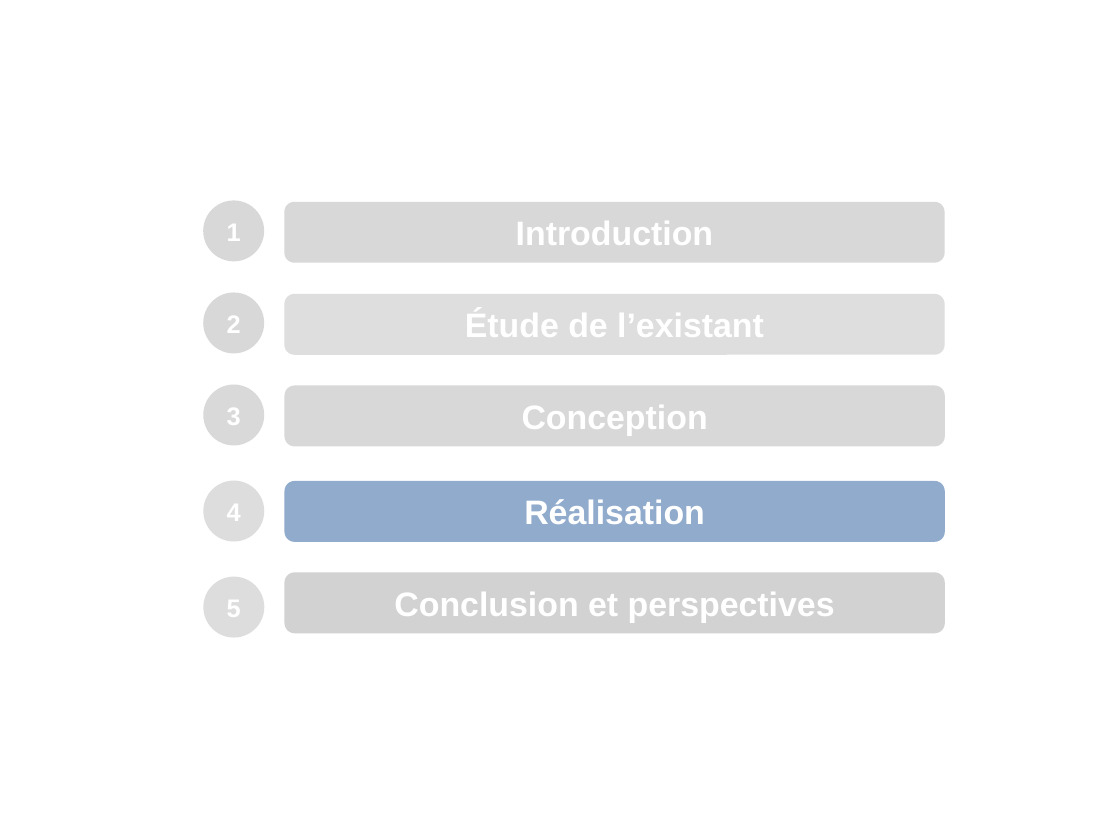
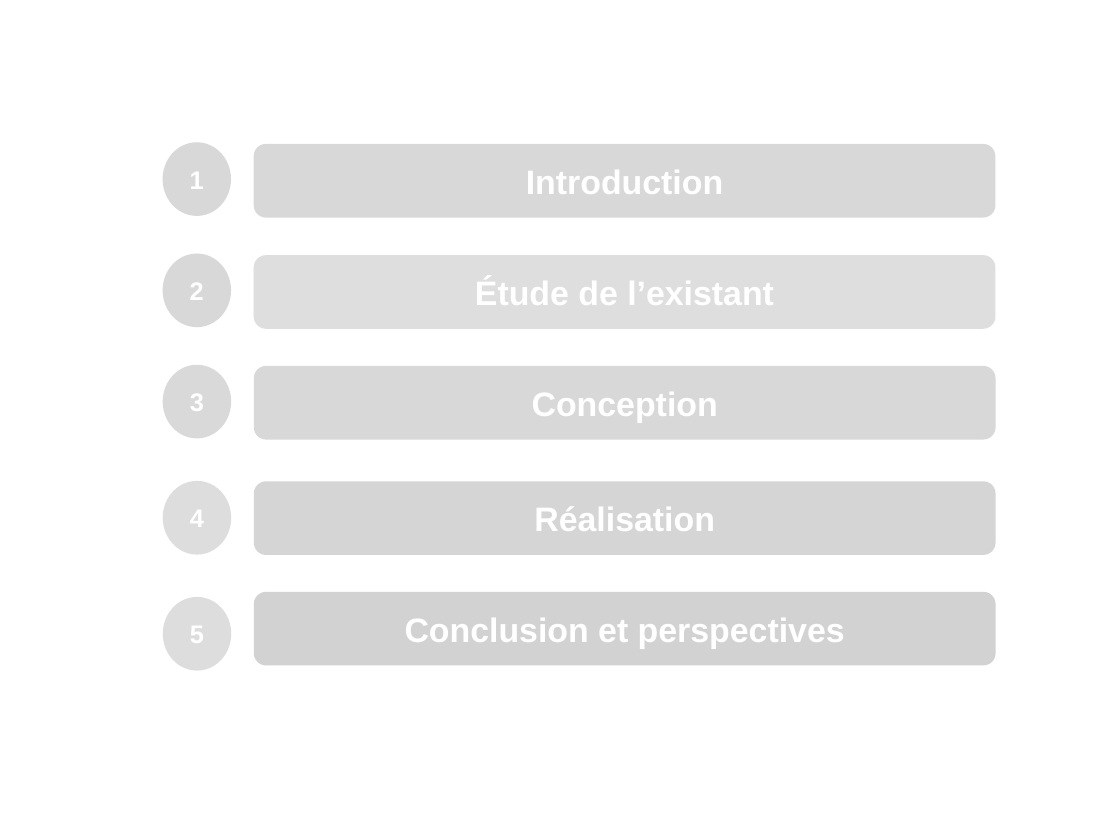
Before and after one commit to amine95bz/PFE, a slide deck: slide 12 of presentation.odp (slide 11 before the commit). Drawn at 1120x840 pixels with LibreOffice and Linux fonts; fonts in the diff are those of the drawing; background and template pictures are left out. Boxes give left, top, right and bottom in pixels: in the first picture for what was removed or moved away, otherwise in the second. Text is boxed around its words. In the diff, an @@ line names an element or a change of style, - is before the commit and + after.

```diff
--- a/presentation.odp
+++ b/presentation.odp
@@ ellipse "1": place and size @@
-ellipse "1" at bbox=[203, 200, 264, 261]
+ellipse "1" at bbox=[163, 142, 231, 216]
@@ rounded rectangle "Introduction": place and size @@
-rounded rectangle "Introduction" at bbox=[285, 202, 945, 263]
+rounded rectangle "Introduction" at bbox=[254, 144, 996, 219]
@@ ellipse "2": place and size @@
-ellipse "2" at bbox=[203, 293, 264, 354]
+ellipse "2" at bbox=[163, 254, 231, 328]
@@ rounded rectangle "Étude de l’existant": place and size @@
-rounded rectangle "Étude de l’existant" at bbox=[285, 294, 945, 355]
+rounded rectangle "Étude de l’existant" at bbox=[254, 255, 996, 329]
@@ ellipse "3": place and size @@
-ellipse "3" at bbox=[203, 384, 264, 445]
+ellipse "3" at bbox=[163, 365, 231, 439]
@@ rounded rectangle "Conception": place and size @@
-rounded rectangle "Conception" at bbox=[285, 385, 945, 446]
+rounded rectangle "Conception" at bbox=[254, 366, 996, 440]
@@ ellipse "4": place and size @@
-ellipse "4" at bbox=[203, 481, 264, 542]
+ellipse "4" at bbox=[163, 481, 231, 555]
@@ rounded rectangle "Réalisation": place and size @@
-rounded rectangle "Réalisation" at bbox=[285, 481, 945, 542]
+rounded rectangle "Réalisation" at bbox=[254, 482, 996, 556]
@@ rounded rectangle "Réalisation" at bbox=[254, 482, 996, 556]: fill #3465A4 at 54% opacity to #B2B2B2 at 54% opacity @@
@@ ellipse "5": place and size @@
-ellipse "5" at bbox=[203, 577, 264, 638]
+ellipse "5" at bbox=[163, 598, 231, 672]
@@ rounded rectangle "Conclusion et perspectives": place and size @@
-rounded rectangle "Conclusion et perspectives" at bbox=[285, 572, 945, 633]
+rounded rectangle "Conclusion et perspectives" at bbox=[254, 592, 996, 666]
```
Also in this commit, not shown: 8 other slides changed, 1 slide removed, 1 other file.
